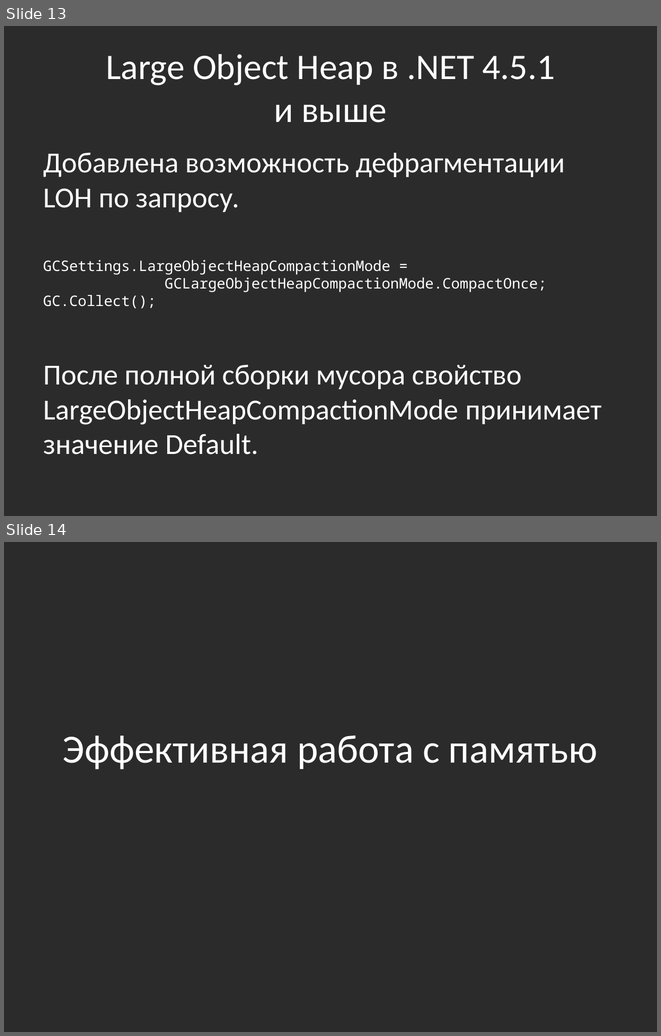
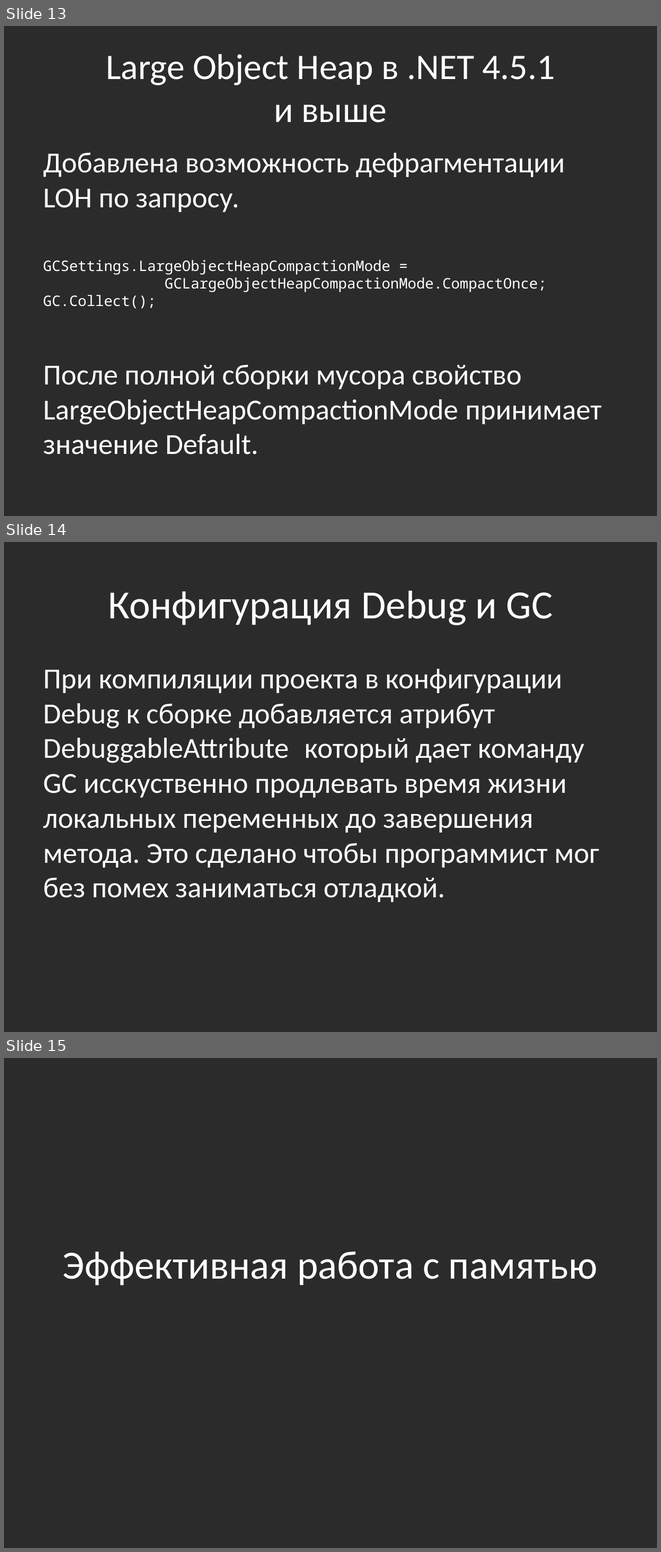
Before and after one commit to bazile/Training, a slide deck: Presentation/memory-management-and-gc.pptx. Shown one above the other, each under a label of ours: slides 13 and 14 before the commit, slides 13, 14 and 15 after it. The pictures are 661x1036 and 661x1552 pixels, drawn with LibreOffice and Linux fonts; fonts in the diff are those of the drawing; background and template pictures are left out; a plain dark background stands for a picture behind light text. Boxes give left, top, right and bottom in pixels: in the first picture for what was removed or moved away, otherwise in the second. Text is boxed around its words. In the diff, an @@ line names an element or a change of style, - is before the commit and + after.

```diff
--- a/Presentation/memory-management-and-gc.pptx
+++ b/Presentation/memory-management-and-gc.pptx
@@ slide 14 added at [4, 542, 657, 1032], background picture (left out) @@
@@ title added at [108, 590, 553, 625], 44 pt, text #FFFFFF @@
+Конфигурация Debug и GC
@@ text added at [43, 669, 599, 902], 32 pt, text #FFFFFF @@
+При компиляции проекта в конфигурации Debug к сборке добавляется атрибут DebuggableAttribute который дает команду GC исскуственно продлевать время жизни локальных переменных до завершения метода. Это сделано чтобы программист мог без помех заниматься отладкой.
@@ what was slide 14 is now slide 15 @@
```
Also in this commit, not shown: 1 other file.
